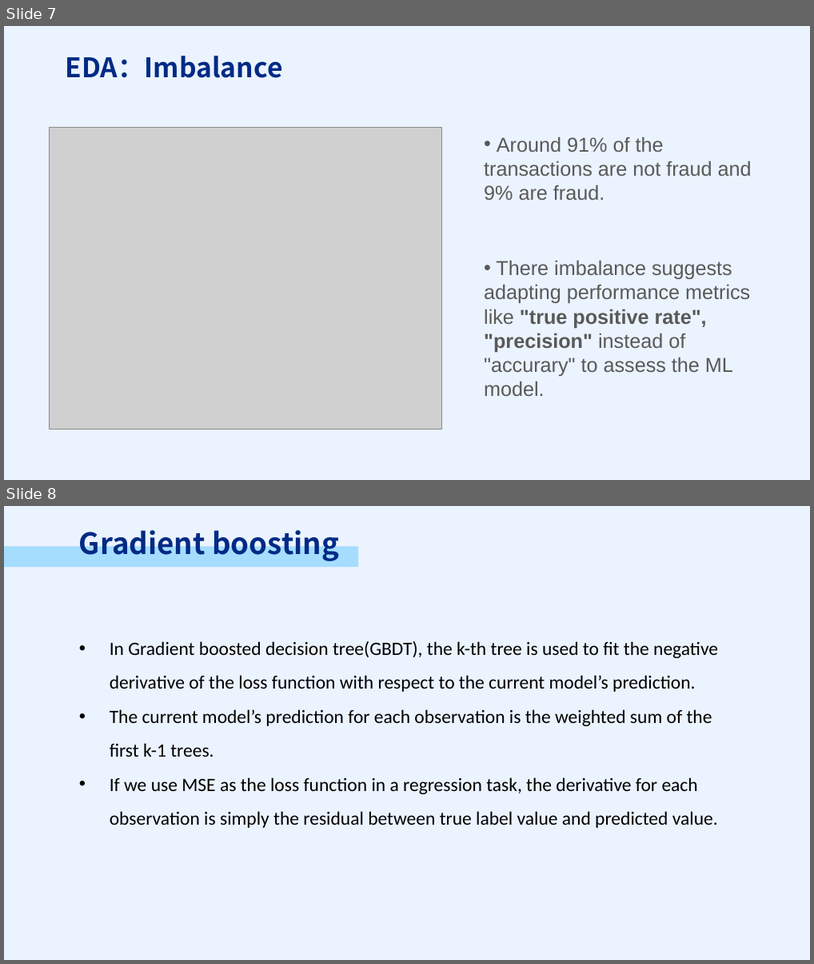
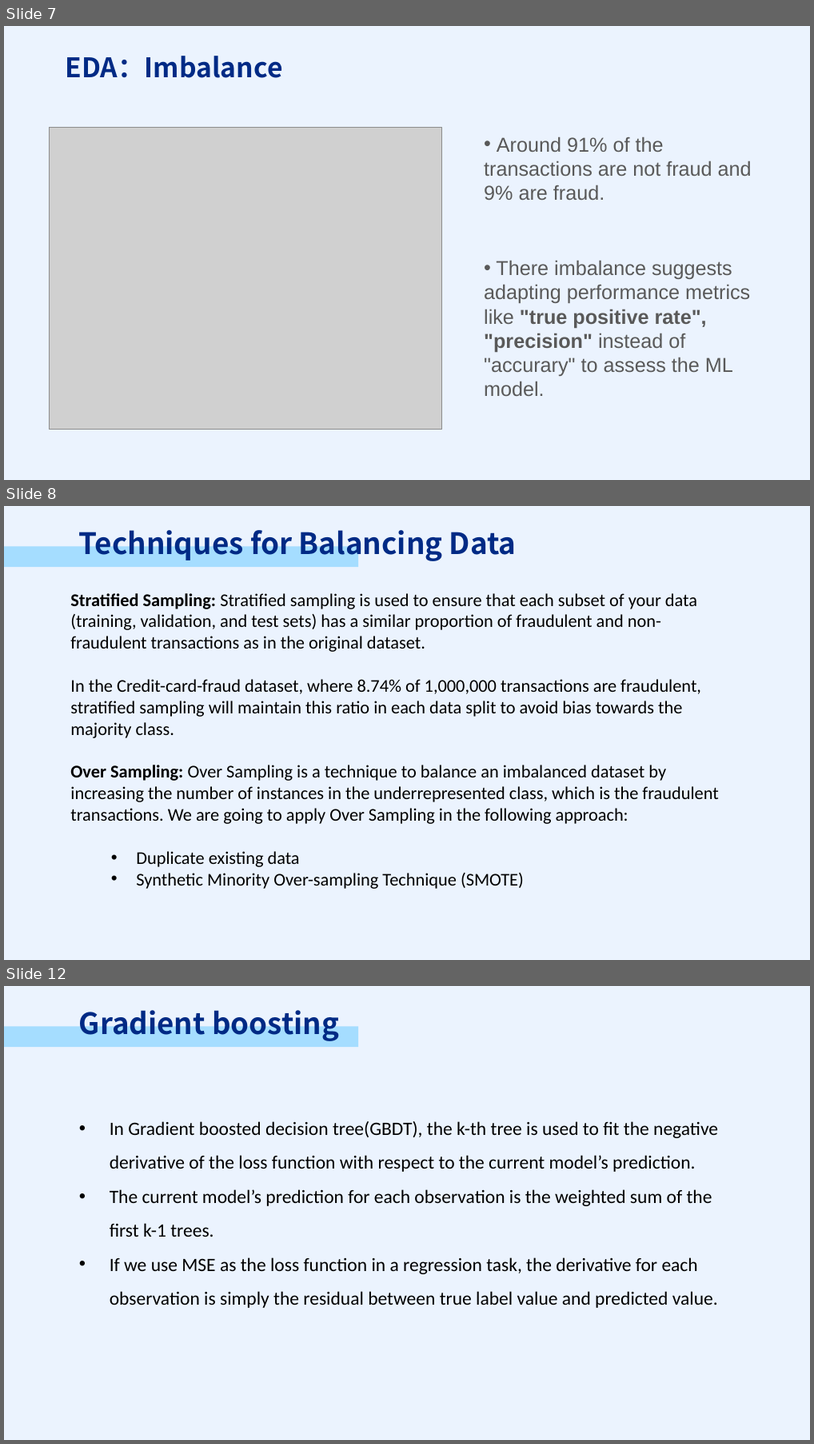
Before and after one commit to PSTAT197-F23/PSTAT197A_FP_Group1, a slide deck: scripts/drafts/PRESENTATION.pptx. Shown one above the other, each under a label of ours: slides 7 and 8 before the commit, slides 7, 8 and 12 after it; the slides between them are not shown. The pictures are 814x964 and 814x1444 pixels, drawn with LibreOffice and Linux fonts; fonts in the diff are those of the drawing; grey boxes stand for pictures. Boxes give left, top, right and bottom in pixels: in the first picture for what was removed or moved away, otherwise in the second. Text is boxed around its words. In the diff, an @@ line names an element or a change of style, - is before the commit and + after.

```diff
--- a/scripts/drafts/PRESENTATION.pptx
+++ b/scripts/drafts/PRESENTATION.pptx
@@ slide 8 added at (4,506,810,960), background #EBF3FE @@
@@ text added at (79,524,517,562), 26.3 pt, text #002A85, bold @@
+Techniques for Balancing Data
@@ rectangle added at (4,546,359,568), fill #A5DDFF @@
@@ text added at (70,593,718,888), 16 pt, text #000000 @@
+Stratified Sampling: Stratified sampling is used to ensure that each subset of your data (training, validation, and test sets) has a similar proportion of fraudulent and non-fraudulent transactions as in the original dataset.
+In the Credit-card-fraud dataset, where 8.74% of 1,000,000 transactions are fraudulent, stratified sampling will maintain this ratio in each data split to avoid bias towards the majority class.
+Over Sampling: Over Sampling is a technique to balance an imbalanced dataset by increasing the number of instances in the underrepresented class, which is the fraudulent transactions. We are going to apply Over Sampling in the following approach:
+  • Duplicate existing data
+  • Synthetic Minority Over-sampling Technique (SMOTE)
@@ what was slide 8 is now slide 12 @@
```
Also in this commit, not shown: 3 other slides added, 4 other files.
